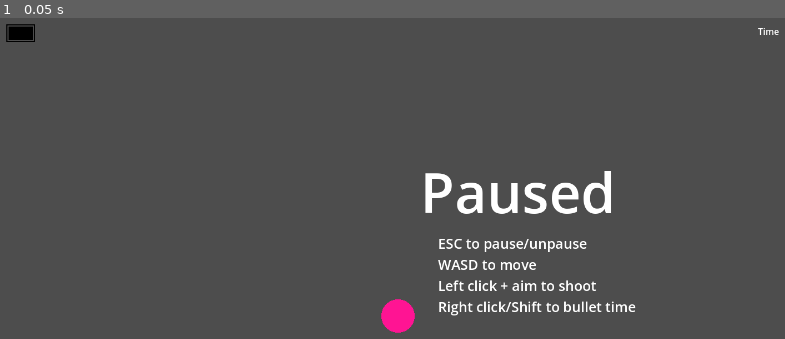
Above: before the commit, frame 1.
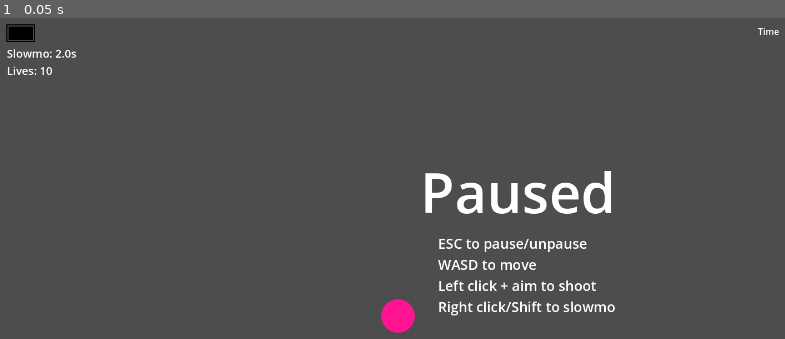
Above: after the commit, the same moment.

Repository: yancouto/psych0
Game: Godot game, scene res://runner.tscn
Two runs of this game, one before a commit and one after it. Both use one fixed random seed, a clock stepped at 60 frames per second and the inputs below.
Inputs:
- Up to frame 1 (0.05 s): no input

The runs differ from the first frame. In frame 1, 0.4% of the frame differs, in the area x 0-82%, y 9-92%.

Commit message:
Lives + slowmo on screen
closes #19

Diff:
--- /dev/null
+++ b/lives.gd
@@ -0,0 +1,15 @@
+extends Label
+
+var cur_lives := -1
+
+func update_lives() -> void:
+	var lives: int = get_node('../Player').lives
+	if lives != cur_lives:
+		cur_lives = lives
+		text = "Lives: %d" % lives
+
+func _ready() -> void:
+	update_lives()
+
+func _process(_dt: float) -> void:
+	update_lives()
--- a/runner.tscn
+++ b/runner.tscn
@@ -1,9 +1,11 @@
-[gd_scene load_steps=9 format=3 uid="uid://wyi8ts15lueo"]
+[gd_scene load_steps=13 format=3 uid="uid://wyi8ts15lueo"]
 
 [ext_resource type="Script" path="res://runner.gd" id="1_224jk"]
 [ext_resource type="PackedScene" uid="uid://dwqfguj644qf2" path="res://player.tscn" id="2_1y6tv"]
 [ext_resource type="Script" path="res://pausing.gd" id="3_kc0cc"]
 [ext_resource type="Script" path="res://bullet_time.gd" id="4_vvdtp"]
+[ext_resource type="Script" path="res://lives.gd" id="5_t5ia0"]
+[ext_resource type="Script" path="res://slowmo.gd" id="6_4qkgi"]
 
 [sub_resource type="LabelSettings" id="LabelSettings_kjhy5"]
 font_size = 100
@@ -16,6 +18,12 @@
 
 [sub_resource type="LabelSettings" id="LabelSettings_5vl1r"]
 font_size = 25
+
+[sub_resource type="LabelSettings" id="LabelSettings_7t52p"]
+font_size = 20
+
+[sub_resource type="LabelSettings" id="LabelSettings_w13s3"]
+font_size = 20
 
 [node name="Level Runner" type="Node2D"]
 script = ExtResource("1_224jk")
@@ -81,9 +89,27 @@
 text = "ESC to pause/unpause
 WASD to move
 Left click + aim to shoot
-Right click/Shift to bullet time
+Right click/Shift to slowmo
 "
 label_settings = SubResource("LabelSettings_5vl1r")
 
+[node name="Lives" type="Label" parent="."]
+offset_left = 16.0
+offset_top = 84.0
+offset_right = 85.0
+offset_bottom = 115.0
+text = "Lives: ?"
+label_settings = SubResource("LabelSettings_7t52p")
+script = ExtResource("5_t5ia0")
+
+[node name="Slowmo" type="Label" parent="."]
+offset_left = 16.0
+offset_top = 53.0
+offset_right = 122.0
+offset_bottom = 84.0
+text = "Slowmo: ?s"
+label_settings = SubResource("LabelSettings_w13s3")
+script = ExtResource("6_4qkgi")
+
 [connection signal="activated" from="BulletTime" to="Player" method="_on_bullet_time_activated"]
 [connection signal="deactivated" from="BulletTime" to="Player" method="_on_bullet_time_deactivated"]
--- /dev/null
+++ b/slowmo.gd
@@ -0,0 +1,15 @@
+extends Label
+
+var cur_slowmo := -1
+
+func update_slowmo() -> void:
+	var slowmo: float = %BulletTime.secs_left
+	if slowmo != cur_slowmo:
+		cur_slowmo = slowmo
+		text = "Slowmo: %.1fs" % slowmo
+
+func _ready() -> void:
+	update_slowmo()
+
+func _process(_dt: float) -> void:
+	update_slowmo()
